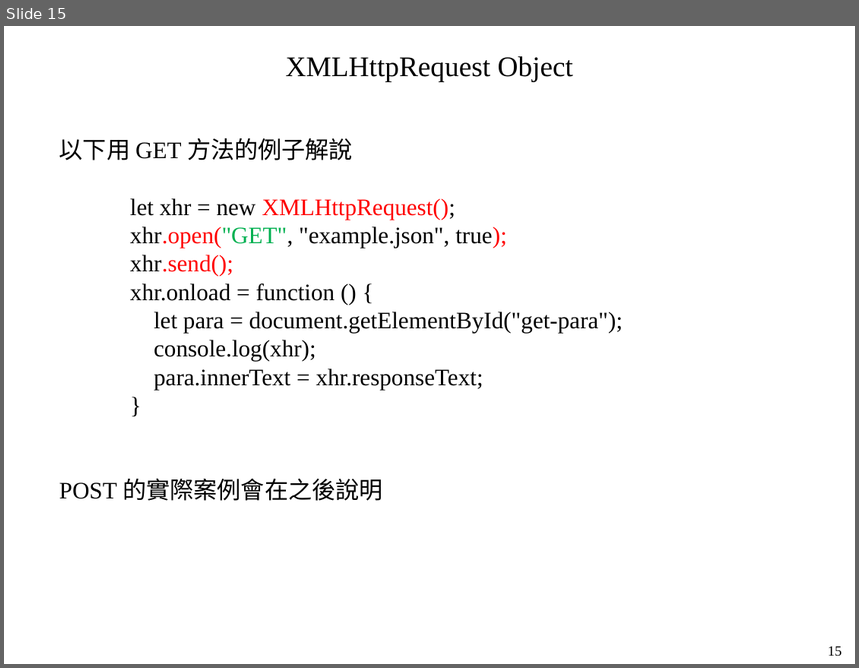
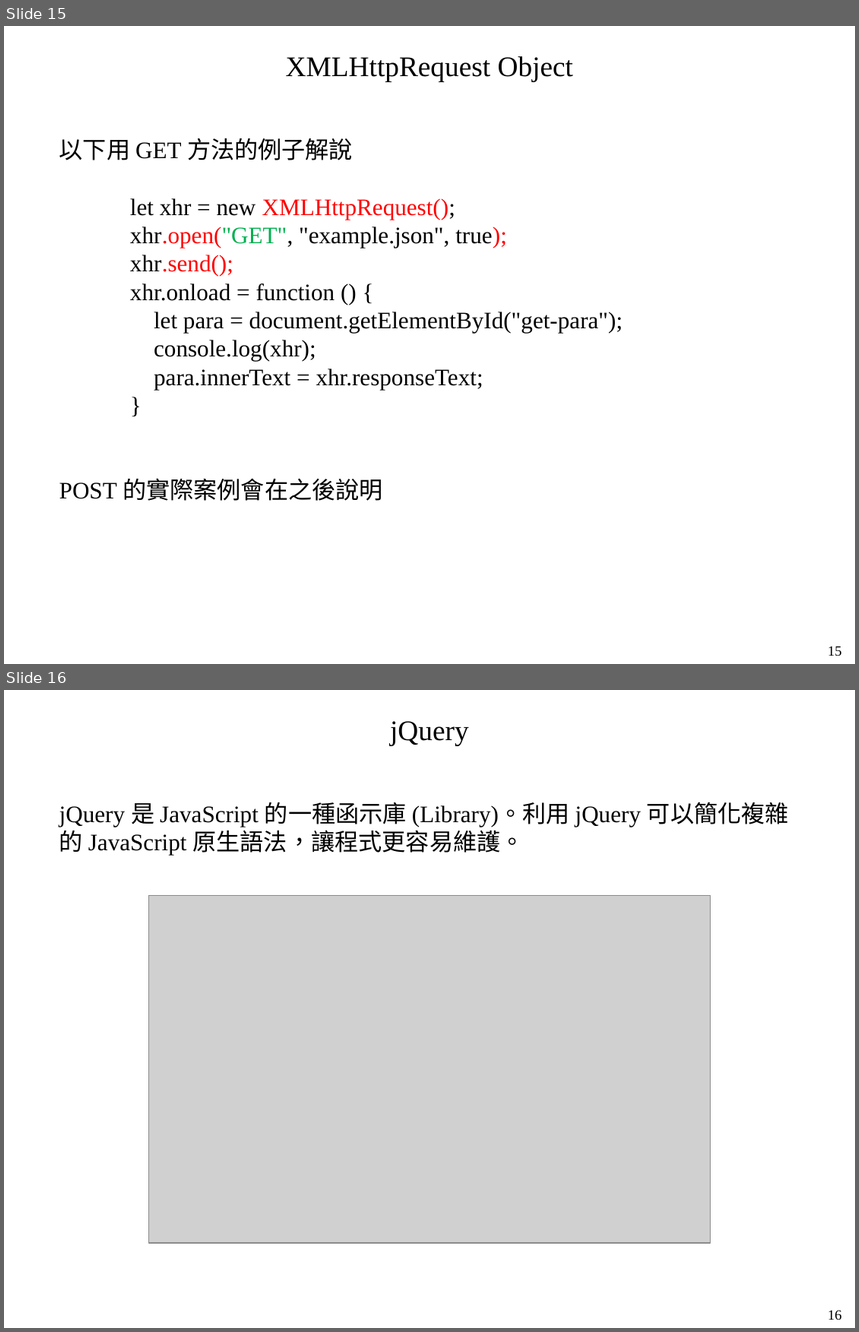
Before and after one commit to mar120434/2021_web_tutor, a slide deck: 動態網頁.pptx. Shown one above the other, each under a label of ours: slide 15 before the commit, slides 15 and 16 after it. The pictures are 859x668 and 859x1332 pixels, drawn with LibreOffice and Linux fonts; fonts in the diff are those of the drawing; grey boxes stand for pictures. Boxes give left, top, right and bottom in pixels: in the first picture for what was removed or moved away, otherwise in the second. Text is boxed around its words. In the diff, an @@ line names an element or a change of style, - is before the commit and + after.

Commit message:
20210729_0110 add jQuery

```diff
--- a/動態網頁.pptx
+++ b/動態網頁.pptx
@@ slide 16 added at (4, 690, 855, 1328), background #FFFFFF @@
@@ text added at (390, 721, 469, 745), 24 pt, text #000000 @@
+jQuery
@@ text added at (59, 802, 789, 855), 20 pt, text #000000 @@
+jQuery 是 JavaScript 的一種函示庫 (Library)。利用 jQuery 可以簡化複雜的 JavaScript 原生語法，讓程式更容易維護。
@@ picture added at (148, 895, 709, 1243) @@
@@ text added at (828, 1310, 842, 1321), 12 pt, text #000000 @@
+16
```
Also in this commit, not shown: 2 other slides added, 3 other files.
